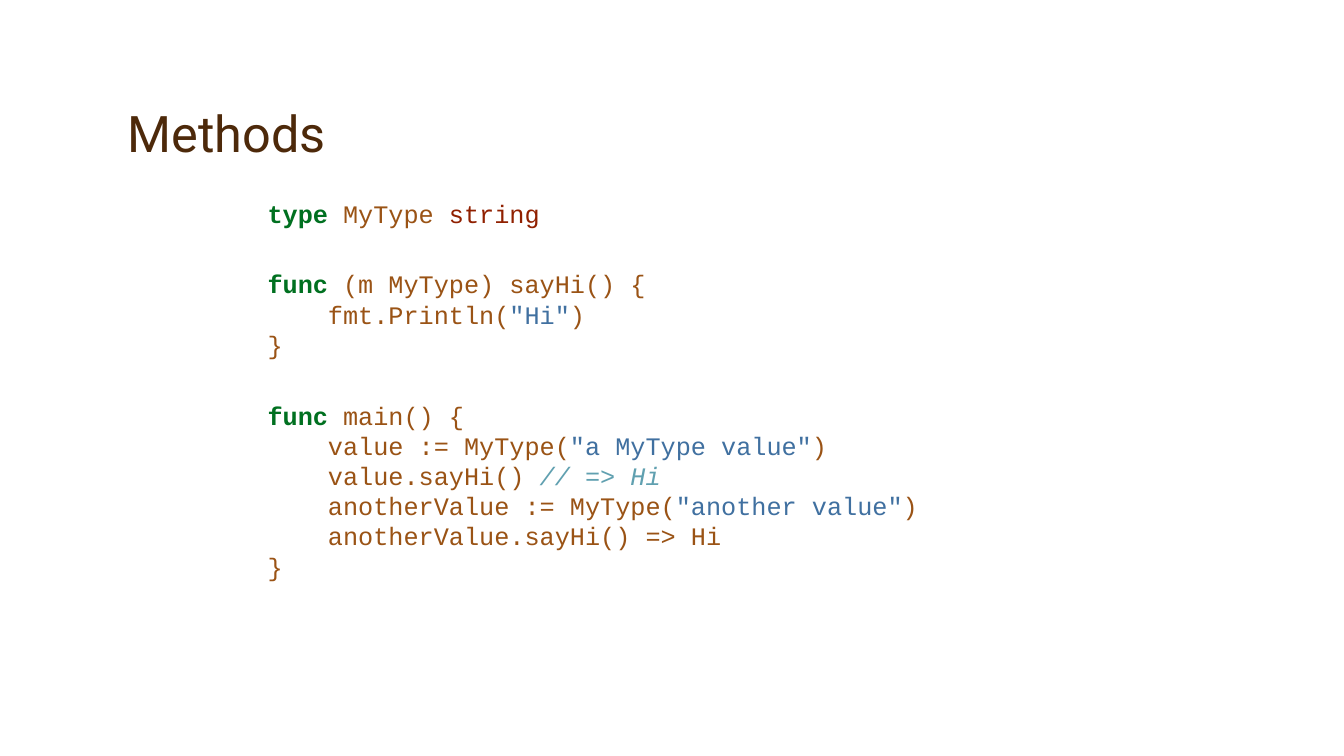
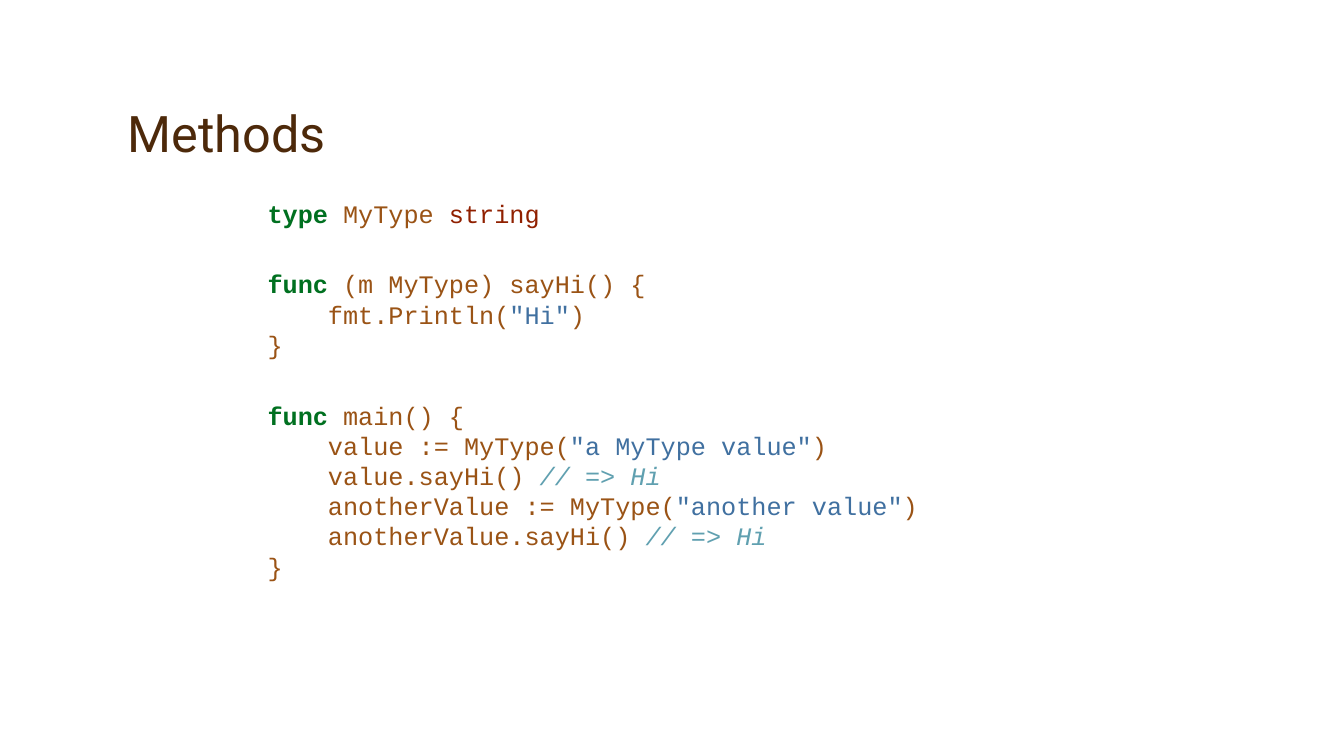
Before and after one commit to jaymcgavren/presentations, a slide deck: slide 75 of go/phillyete/2019/golang_phillyete_2019.pptx (slide 84 before the commit). Drawn at 1344x756 pixels with LibreOffice and Linux fonts; fonts in the diff are those of the drawing; background and template pictures are left out. Boxes give left, top, right and bottom in pixels: in the first picture for what was removed or moved away, otherwise in the second. Text is boxed around its words. In the diff, an @@ line names an element or a change of style, - is before the commit and + after.

```diff
--- a/go/phillyete/2019/golang_phillyete_2019.pptx
+++ b/go/phillyete/2019/golang_phillyete_2019.pptx
@@ text at box(268, 204, 918, 551): text changed @@
-type MyType string
-func (m MyType) sayHi() {
-fmt.Println("Hi")
-}
-func main() {
-value := MyType("a MyType value")
-value.sayHi() // => Hi
-anotherValue := MyType("another value")
-anotherValue.sayHi() => Hi
-}
+type MyType string
+func (m MyType) sayHi() {
+fmt.Println("Hi")
+}
+func main() {
+value := MyType("a MyType value")
+value.sayHi() // => Hi
+anotherValue := MyType("another value")
+anotherValue.sayHi() // => Hi
+}
```
Also in this commit, not shown: 35 other slides changed, 38 slides added, 32 slides removed.
